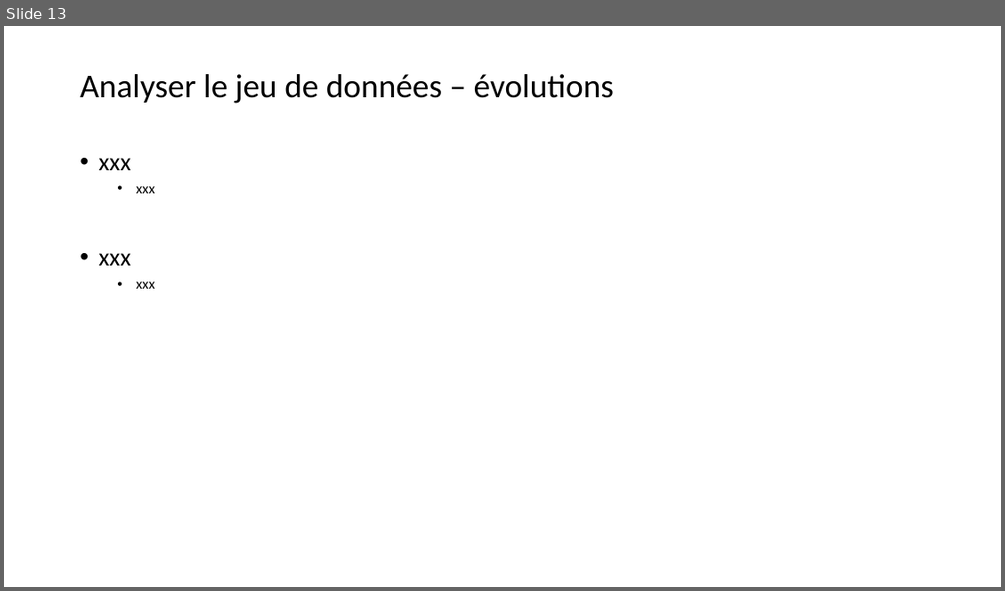
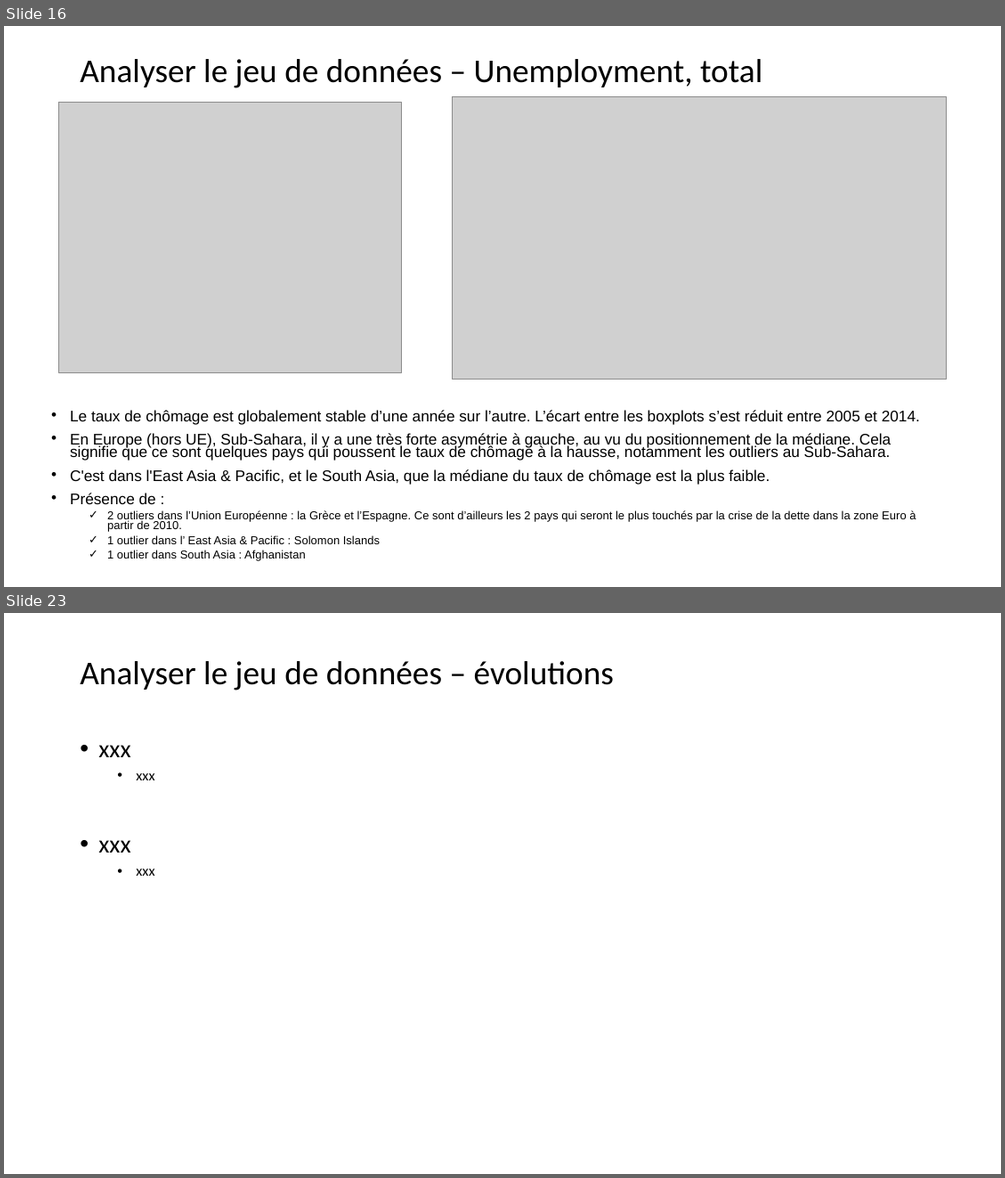
Before and after one commit to ludovic-source/Data_scientist_formation, a slide deck: livrables/Projet_2_presentation_Ludovic_Chimier.pptx. Shown one above the other, each under a label of ours: slide 13 before the commit, slides 16 and 23 after it; the slides between them are not shown. The pictures are 1005x591 and 1005x1178 pixels, drawn with LibreOffice and Linux fonts; fonts in the diff are those of the drawing; grey boxes stand for pictures. Boxes give left, top, right and bottom in pixels: in the first picture for what was removed or moved away, otherwise in the second. Text is boxed around its words. In the diff, an @@ line names an element or a change of style, - is before the commit and + after.

```diff
--- a/livrables/Projet_2_presentation_Ludovic_Chimier.pptx
+++ b/livrables/Projet_2_presentation_Ludovic_Chimier.pptx
@@ slide 16 added at (x1=4, y1=26, x2=1001, y2=587), background #FFFFFF @@
@@ title added at (x1=80, y1=59, x2=762, y2=88), 32 pt, text #000000 @@
+Analyser le jeu de données – Unemployment, total
@@ picture added at (x1=58, y1=103, x2=402, y2=372) @@
@@ picture added at (x1=452, y1=96, x2=947, y2=379) @@
@@ text added at (x1=70, y1=410, x2=920, y2=561), 14.8 pt, text #000000 @@
+• Le taux de chômage est globalement stable d’une année sur l’autre. L’écart entre les boxplots s’est réduit entre 2005 et 2014.
+• En Europe (hors UE), Sub-Sahara, il y a une très forte asymétrie à gauche, au vu du positionnement de la médiane. Cela signifie que ce sont quelques pays qui poussent le taux de chômage à la hausse, notamment les outliers au Sub-Sahara.
+• C'est dans l'East Asia & Pacific, et le South Asia, que la médiane du taux de chômage est la plus faible.
+• Présence de :
+  ✓ 2 outliers dans l’Union Européenne : la Grèce et l’Espagne. Ce sont d’ailleurs les 2 pays qui seront le plus touchés par la crise de la dette dans la zone Euro à partir de 2010.
+  ✓ 1 outlier dans l’ East Asia & Pacific : Solomon Islands
+  ✓ 1 outlier dans South Asia : Afghanistan
@@ what was slide 13 is now slide 23 @@
```
Also in this commit, not shown: 10 slides changed, 15 other slides added, 1 slide removed.
